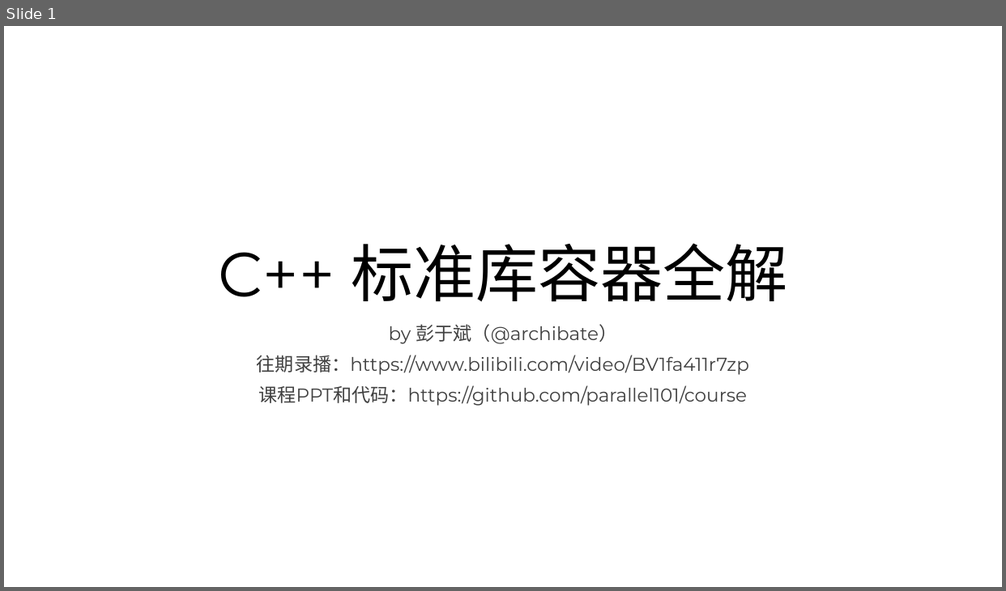
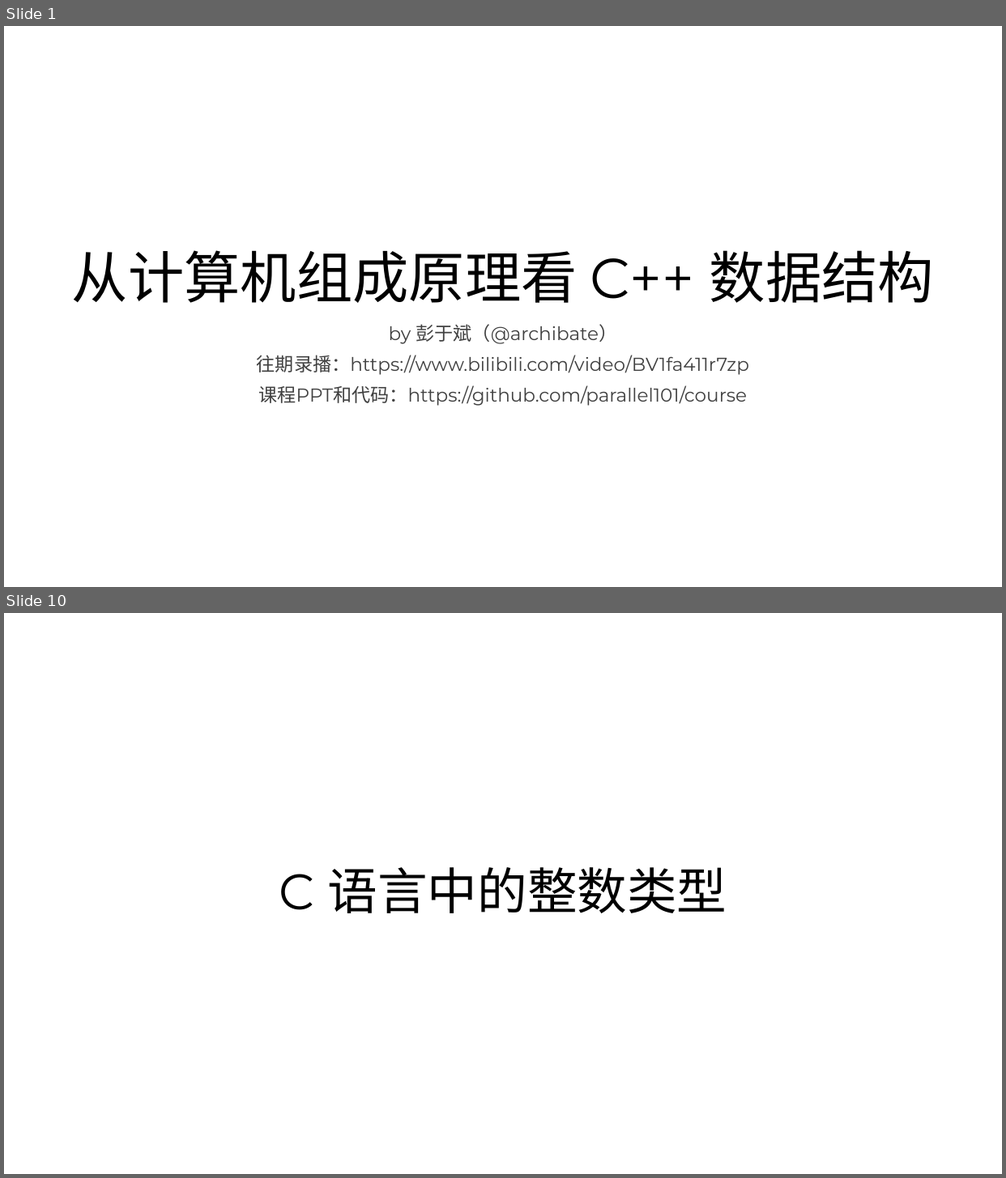
Before and after one commit to parallel101/course, a slide deck: 12/slides.pptx. Shown one above the other, each under a label of ours: slide 1 before the commit, slides 1 and 10 after it; the slides between them are not shown. The pictures are 1006x591 and 1006x1178 pixels, drawn with LibreOffice and Linux fonts; fonts in the diff are those of the drawing. Boxes give left, top, right and bottom in pixels: in the first picture for what was removed or moved away, otherwise in the second. Text is boxed around its words. In the diff, an @@ line names an element or a change of style, - is before the commit and + after.

```diff
--- a/12/slides.pptx
+++ b/12/slides.pptx
@@ slide 10 added at (4,613,1002,1174), background #FFFFFF @@
@@ title added at (279,867,727,914), 48 pt, text #000000 @@
+C 语言中的整数类型
@@ slide 1 changed as well @@
@@ title at (72,250,934,303): text changed; size 60 to 54 pt @@
-C++ 标准库容器全解
+从计算机组成原理看 C++ 数据结构
```
Also in this commit, not shown: 19 other slides added, 5 other files.
